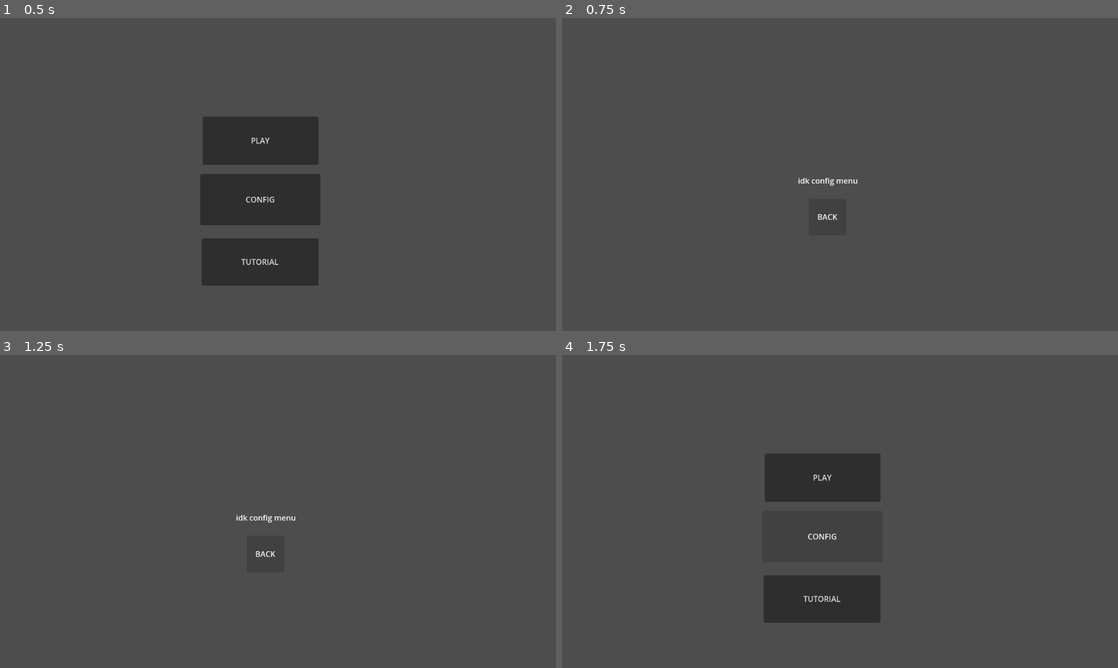
Above: before the commit, frames 1-4 (two rows, left to right).
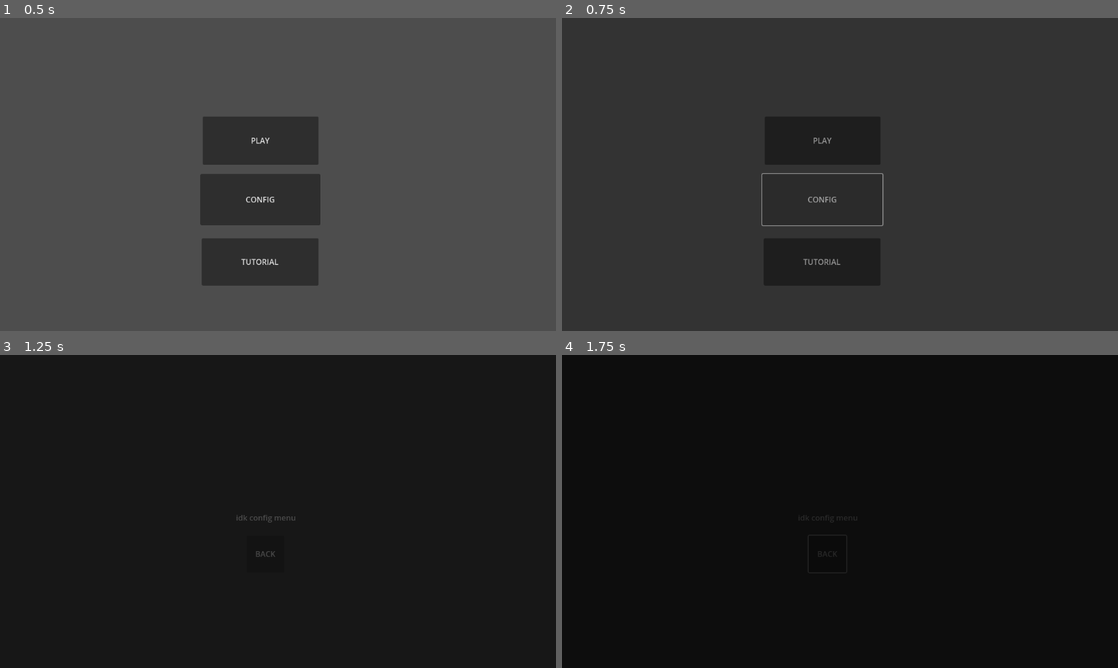
Above: after the commit, the same moments.

Repository: jacio-m/DreamRunner
Game: Godot game, scene res://HUD/main_menu.tscn
Same seed, same stepped clock (60 frames per second), same inputs: the game is played once before the commit and once after it.
Inputs:
- Up to frame 1 (0.5 s): no input
- Up to frame 2 (0.75 s): click "CONFIG" at 0.5 s
- Up to frame 3 (1.25 s): no input
- Up to frame 4 (1.75 s): click "BACK" at 1.25 s

Frame 1 is identical in both runs. In frame 2, 99% of the frame differs, in the area x 0-100%, y 0-100%; in frame 3, 100%; in frame 4, 100%.

Commit message:
Added Fade In/Out Scene Transition
Now added a function on the FadeAnimation node that loads a scene and plays the fade in/out animation

Diff:
--- a/HUD/config_screen.gd
+++ b/HUD/config_screen.gd
@@ -4,4 +4,4 @@
 	$BackButton.pressed.connect(main_menu)
 
 func main_menu():
-	get_tree().change_scene_to_file("res://HUD/main_menu.tscn")
+	FadeAnimation.fade_to_scene("res://HUD/main_menu.tscn")
--- /dev/null
+++ b/HUD/fade_animation.gd
@@ -0,0 +1,16 @@
+extends CanvasLayer
+
+@onready var anim = $AnimationPlayer
+@onready var rect = $ColorRect
+
+func _ready():
+	rect.modulate.a = 0.0
+
+func fade_in():
+	anim.play("Fade In")
+
+func fade_to_scene(scene_path: String):
+	anim.play("Fade Out")
+	await anim.animation_finished
+	get_tree().change_scene_to_file(scene_path)
+	anim.play("Fade In")
--- /dev/null
+++ b/HUD/fade_animation.tscn
@@ -0,0 +1,77 @@
+[gd_scene load_steps=6 format=3 uid="uid://24b2w40puqus"]
+
+[ext_resource type="Script" uid="uid://b7gppwpqjkbyw" path="res://HUD/fade_animation.gd" id="1_iu3ro"]
+
+[sub_resource type="Animation" id="Animation_f3r1g"]
+resource_name = "Fade In"
+length = 0.5
+tracks/0/type = "value"
+tracks/0/imported = false
+tracks/0/enabled = true
+tracks/0/path = NodePath(".:modulate")
+tracks/0/interp = 1
+tracks/0/loop_wrap = true
+tracks/0/keys = {
+"times": PackedFloat32Array(0, 0.5),
+"transitions": PackedFloat32Array(1, 1),
+"update": 0,
+"values": [Color(0, 0, 0, 1), Color(0, 0, 0, 0)]
+}
+
+[sub_resource type="Animation" id="Animation_iu3ro"]
+resource_name = "Fade Out"
+length = 0.5
+tracks/0/type = "value"
+tracks/0/imported = false
+tracks/0/enabled = true
+tracks/0/path = NodePath(".:modulate")
+tracks/0/interp = 1
+tracks/0/loop_wrap = true
+tracks/0/keys = {
+"times": PackedFloat32Array(0, 0.5),
+"transitions": PackedFloat32Array(1, 1),
+"update": 0,
+"values": [Color(0, 0, 0, 0), Color(0, 0, 0, 1)]
+}
+
+[sub_resource type="Animation" id="Animation_jjemt"]
+length = 0.001
+tracks/0/type = "value"
+tracks/0/imported = false
+tracks/0/enabled = true
+tracks/0/path = NodePath(".:modulate")
+tracks/0/interp = 1
+tracks/0/loop_wrap = true
+tracks/0/keys = {
+"times": PackedFloat32Array(0),
+"transitions": PackedFloat32Array(1),
+"update": 0,
+"values": [Color(0, 0, 0, 1)]
+}
+
+[sub_resource type="AnimationLibrary" id="AnimationLibrary_atwfm"]
+_data = {
+&"Fade In": SubResource("Animation_f3r1g"),
+&"Fade Out": SubResource("Animation_iu3ro"),
+&"RESET": SubResource("Animation_jjemt")
+}
+
+[node name="FadeAnimation" type="CanvasLayer"]
+layer = 2
+script = ExtResource("1_iu3ro")
+
+[node name="ColorRect" type="ColorRect" parent="."]
+modulate = Color(0, 0, 0, 1)
+anchors_preset = 15
+anchor_right = 1.0
+anchor_bottom = 1.0
+grow_horizontal = 2
+grow_vertical = 2
+mouse_filter = 2
+color = Color(0, 0, 0, 1)
+
+[node name="AnimationPlayer" type="AnimationPlayer" parent="."]
+root_node = NodePath("../ColorRect")
+libraries = {
+&"": SubResource("AnimationLibrary_atwfm")
+}
--- a/main_menu.gd
+++ b/main_menu.gd
@@ -7,10 +7,10 @@
 
 
 func play_game():
-	get_tree().change_scene_to_file("res://Levels/Scenes/main.tscn")
+	FadeAnimation.fade_to_scene("res://Levels/Scenes/main.tscn")
 
 func config_scene():
-	get_tree().change_scene_to_file("res://HUD/config_screen.tscn")
+	FadeAnimation.fade_to_scene("res://HUD/config_screen.tscn")
 
 func tutorial_scene():
-	get_tree().change_scene_to_file("res://HUD/tutorial.tscn")
+	FadeAnimation.fade_to_scene("res://HUD/tutorial.tscn")
--- a/project.godot
+++ b/project.godot
@@ -13,7 +13,13 @@
 config/name="DreamRunner"
 run/main_scene="uid://dqgwbeljp3ujc"
 config/features=PackedStringArray("4.4", "GL Compatibility")
+boot_splash/bg_color=Color(0.32549, 0.0352941, 0.517647, 1)
+boot_splash/image="uid://dvmcf6qu2bw3y"
 config/icon="uid://dvmcf6qu2bw3y"
+
+[autoload]
+
+FadeAnimation="*res://HUD/fade_animation.tscn"
 
 [display]
 
--- a/tutorial.gd
+++ b/tutorial.gd
@@ -4,4 +4,4 @@
 	$BackButton.pressed.connect(main_menu)
 
 func main_menu():
-	get_tree().change_scene_to_file("res://HUD/main_menu.tscn")
+	FadeAnimation.fade_to_scene("res://HUD/main_menu.tscn")
Not shown, added: HUD/fade_animation.gd.uid
